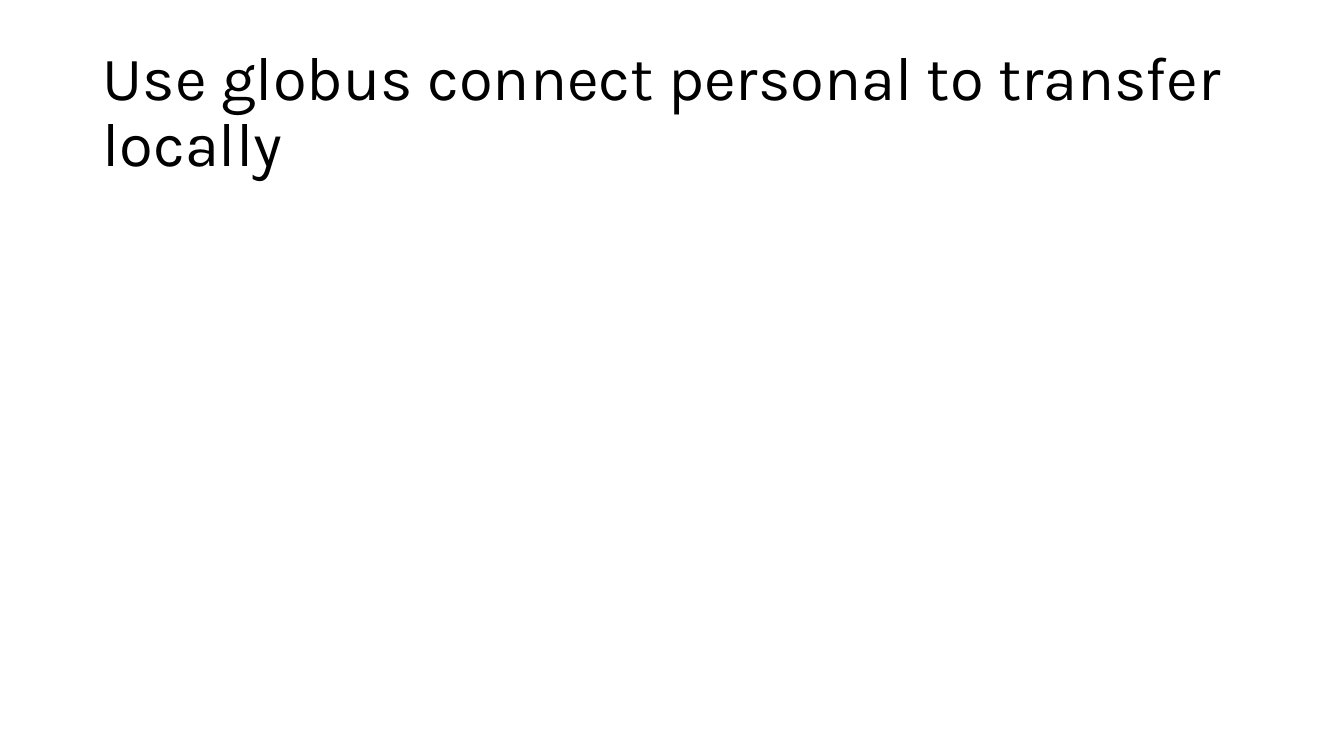
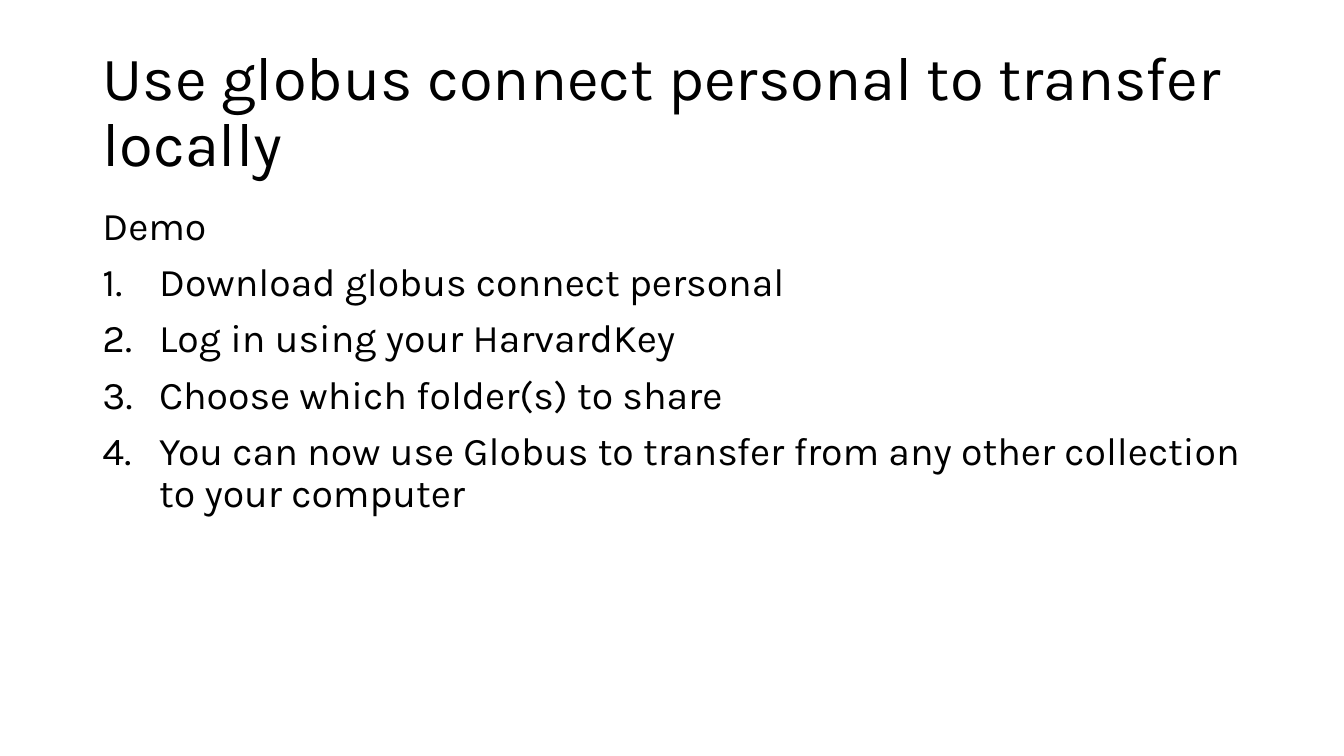
Before and after one commit to harvardinformatics/short-trainings, a slide deck: slide 14 of cmd-line-101/file-transfer-draft.pptx (slide 13 before the commit). Drawn at 1344x756 pixels with LibreOffice and Linux fonts; fonts in the diff are those of the drawing. Boxes give left, top, right and bottom in pixels: in the first picture for what was removed or moved away, otherwise in the second. Text is boxed around its words. In the diff, an @@ line names an element or a change of style, - is before the commit and + after.

```diff
--- a/cmd-line-101/file-transfer-draft.pptx
+++ b/cmd-line-101/file-transfer-draft.pptx
@@ text added at <box>102,215,1239,517</box>, 28 pt, text #000000 @@
+Demo
+1. Download globus connect personal
+2. Log in using your HarvardKey
+3. Choose which folder(s) to share
+4. You can now use Globus to transfer from any other collection to your computer
```
Also in this commit, not shown: 2 other slides changed, 2 slides added.
